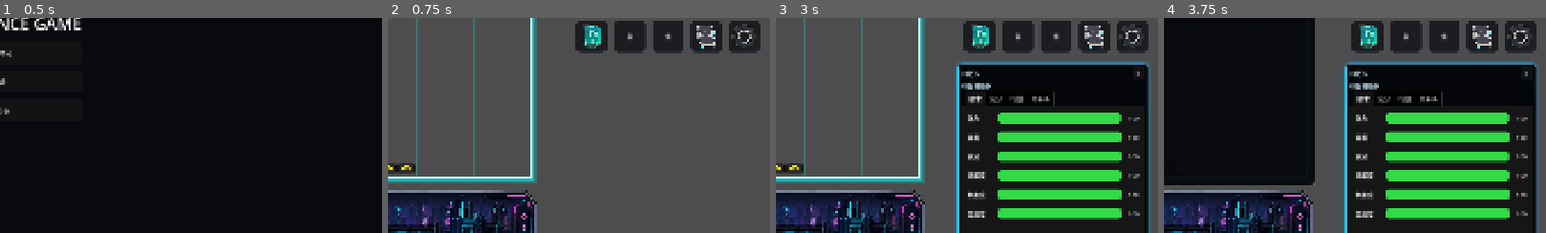
Above: before the commit, frames 1-4 (left to right).
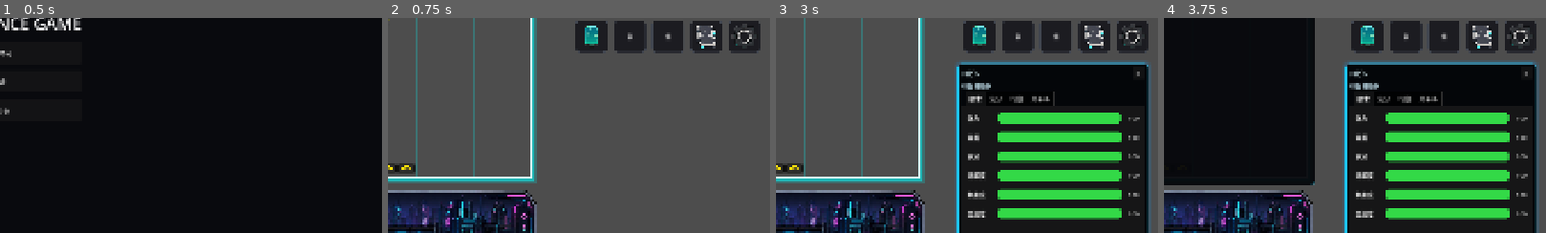
Above: after the commit, the same moments.

Repository: grimoire1089-coder/optimistic
Game: Godot game, scene res://Scenes/Boot/TitleScene.tscn
Same seed, same stepped clock (60 frames per second), same inputs: the game is played once before the commit and once after it. Sound files missing from this copy of the repository are replaced by a short silence.
Inputs:
- Up to frame 1 (0.5 s): no input
- Up to frame 2 (0.75 s): click "はじめる" at 0.5 s
- Up to frame 3 (3 s): click "BGM" at 1.25 s; click "OFF" at 2 s; click "ロビン" at 2.75 s
- Up to frame 4 (3.75 s): click "制作" at 3.5 s
The pictures show only the part of the screen within x 50-100%, y 39-89%; the shares and areas given below are measured in that part.

Frame 1 is identical in both runs. In frame 2, 0.3% of the frame differs, in the area x 51-56%, y 3-15%; in frame 3, 0.3%; in frame 4, 0.3%.

Commit message:
Apply shared icon sizing to placeholder buttons

Diff:
--- a/Scripts/UI/HUD/PlaceholderHudButton.gd
+++ b/Scripts/UI/HUD/PlaceholderHudButton.gd
@@ -6,5 +6,7 @@
 
 func _ready() -> void:
 	HudButtonStyle.apply_square_button_visual(self)
+	if icon != null:
+		HudButtonStyle.apply_icon_button_layout(self)
 	if text.is_empty() and icon == null:
 		text = String.chr(PLACEHOLDER_LABEL_CODE)
